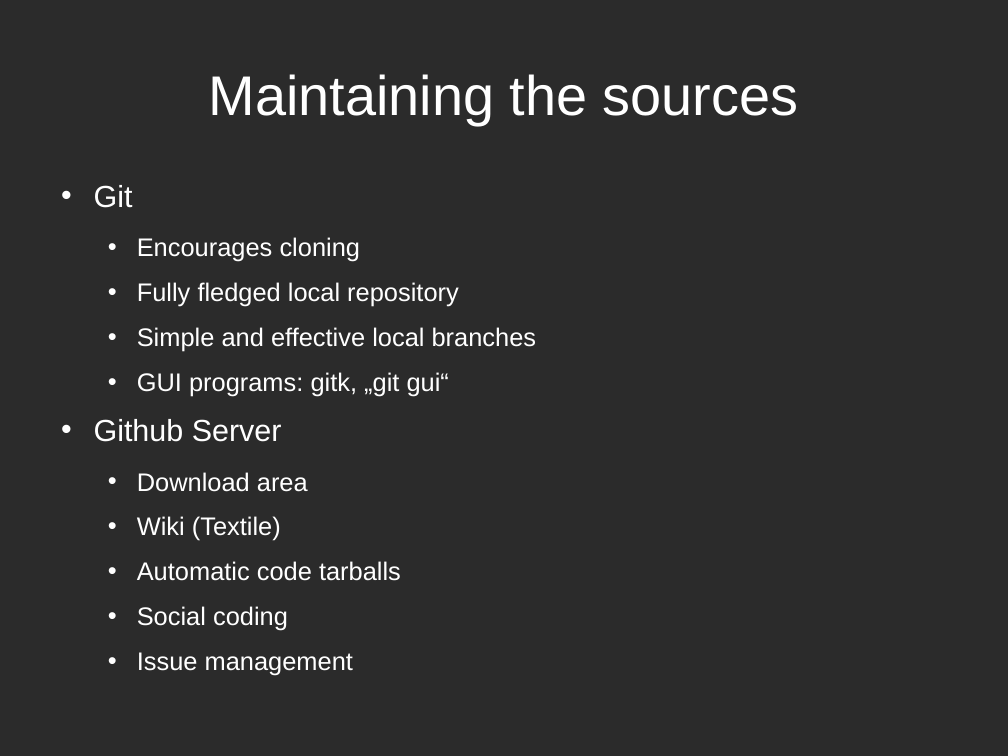
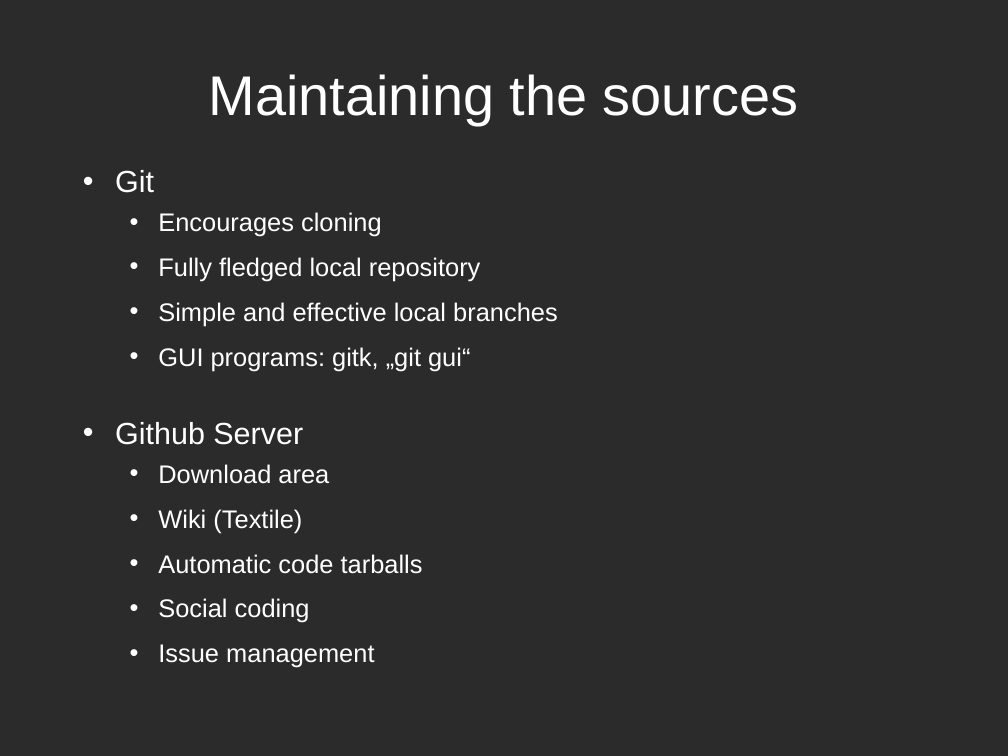
Before and after one commit to zdia/gorilla, a slide deck: slide 9 of EuroTcl 2012/PWgorila.odp. Drawn at 1008x756 pixels with LibreOffice and Linux fonts; fonts in the diff are those of the drawing; background and template pictures are left out; a plain dark background stands for a picture behind light text. Boxes give left, top, right and bottom in pixels: in the first picture for what was removed or moved away, otherwise in the second. Text is boxed around its words. In the diff, an @@ line names an element or a change of style, - is before the commit and + after.

```diff
--- a/EuroTcl 2012/PWgorila.odp
+++ b/EuroTcl 2012/PWgorila.odp
@@ text "Git": place and size @@
-text "Git" at [94, 185, 537, 676]
+text "Git" at [115, 170, 558, 371]
@@ text at [115, 170, 154, 193]: less space between paragraphs @@
@@ text at [94, 419, 401, 676]: paragraphs removed @@
-• Github Server
-  • Download area
-  • Wiki (Textile)
-  • Automatic code tarballs
-  • Social coding
-  • Issue management
@@ text added at [115, 422, 423, 668], 20 pt, text #FFFFFF @@
+• Github Server
+  • Download area
+  • Wiki (Textile)
+  • Automatic code tarballs
+  • Social coding
+  • Issue management
```
Also in this commit, not shown: 23 other slides changed, 11 slides added, 5 slides removed, 8 other files.
